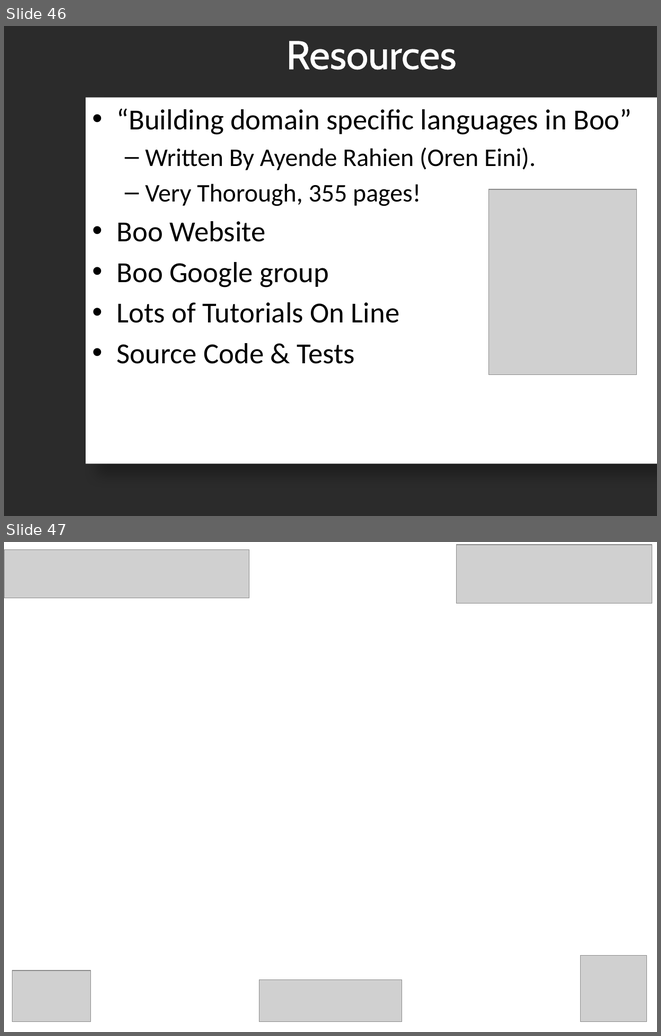
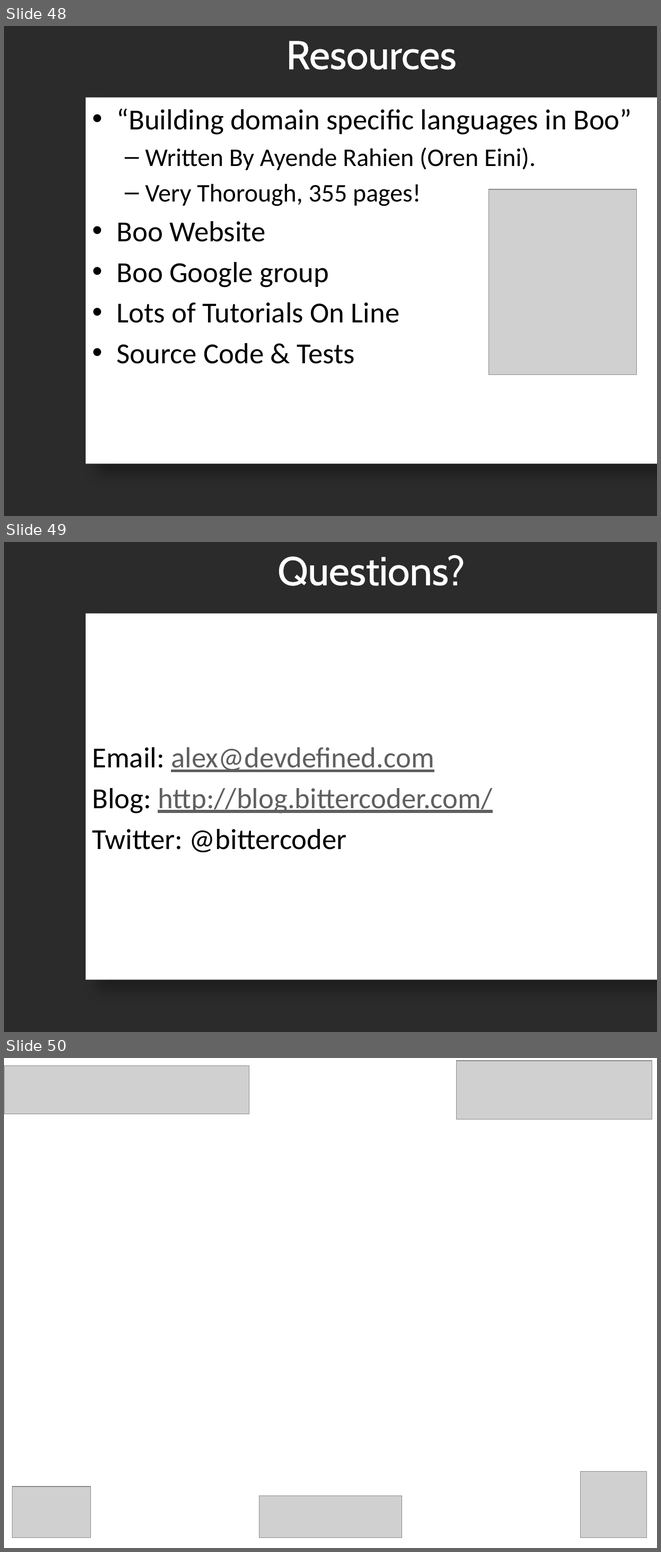
Before and after one commit to JFDu/devdefined-tools, a slide deck: presentations/2009/DSL/DSL_Presentation.pptx. Shown one above the other, each under a label of ours: slides 46 and 47 before the commit, slides 48, 49 and 50 after it. The pictures are 661x1036 and 661x1552 pixels, drawn with LibreOffice and Linux fonts; fonts in the diff are those of the drawing; grey boxes stand for pictures; background and template pictures are left out; a plain dark background stands for a picture behind light text. Boxes give left, top, right and bottom in pixels: in the first picture for what was removed or moved away, otherwise in the second. Text is boxed around its words. In the diff, an @@ line names an element or a change of style, - is before the commit and + after.

```diff
--- a/presentations/2009/DSL/DSL_Presentation.pptx
+++ b/presentations/2009/DSL/DSL_Presentation.pptx
@@ slide 49 added at (x1=4, y1=542, x2=657, y2=1032), background picture (left out) @@
@@ title added at (x1=277, y1=555, x2=465, y2=586), 44 pt, text #FFFFFF @@
+Questions?
@@ text added at (x1=86, y1=613, x2=657, y2=979), fill #FFFFFF, 32 pt, text #5F5F5F, underline @@
+Email: alex@devdefined.com
+Blog: http://blog.bittercoder.com/
+Twitter: @bittercoder
@@ what was slide 46 is now slide 48 @@
@@ what was slide 47 is now slide 50 @@
```
Also in this commit, not shown: 5 slides changed, 2 other slides added, 2 other files.
